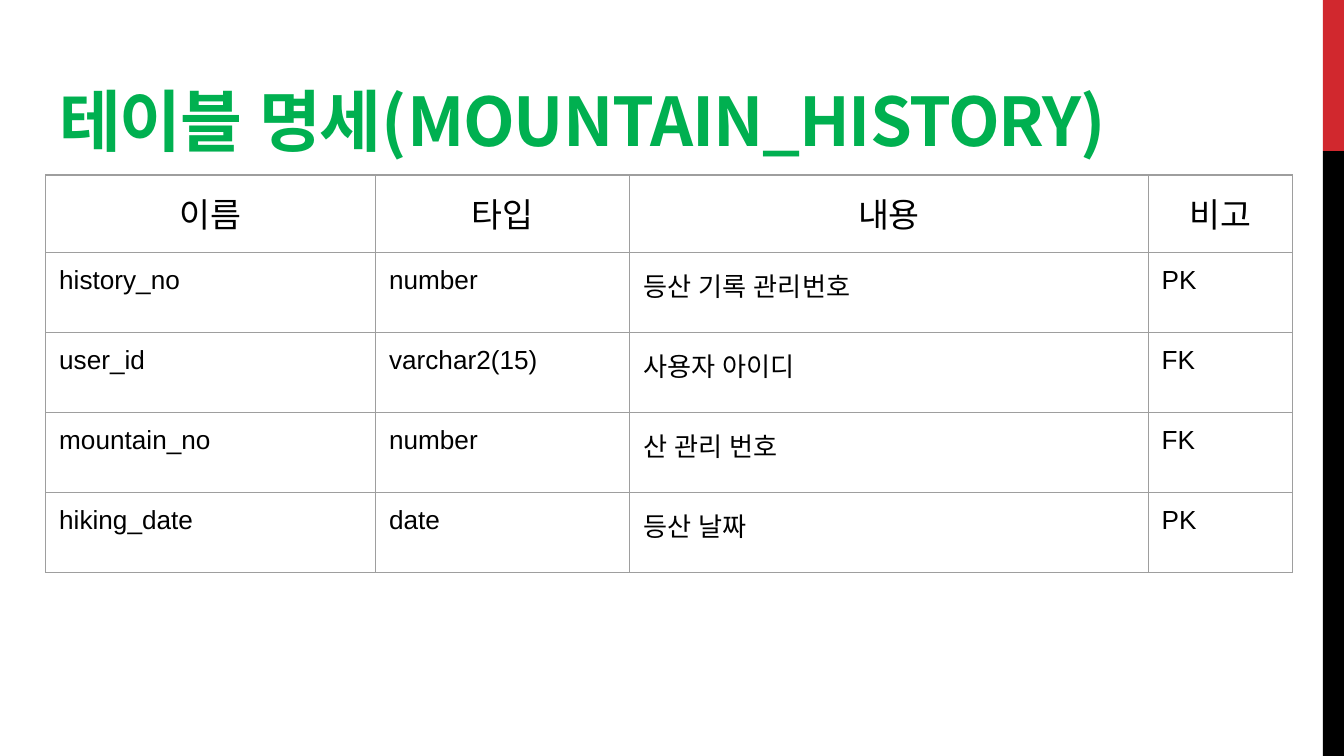
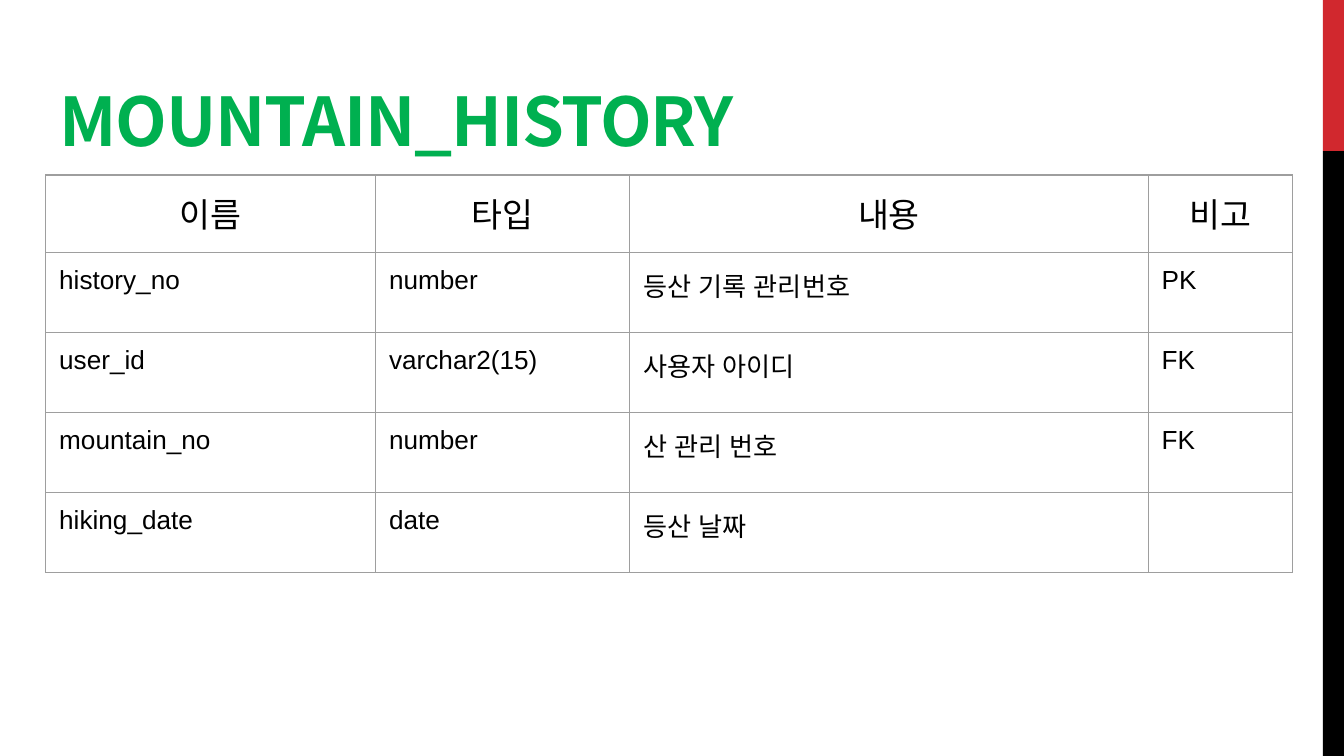
Before and after one commit to dta987/WebProject, a slide deck: slide 6 of WebContent/common/5조.YamaManProject.pptx. Drawn at 1344x756 pixels with LibreOffice and Linux fonts; fonts in the diff are those of the drawing. Boxes give left, top, right and bottom in pixels: in the first picture for what was removed or moved away, otherwise in the second. Text is boxed around its words. In the diff, an @@ line names an element or a change of style, - is before the commit and + after.

Commit message:
ppt수정 테이블 수정 Signed-off-by: ITFE-7 <ITFE-7@ITFE-07>

```diff
--- a/WebContent/common/5조.YamaManProject.pptx
+++ b/WebContent/common/5조.YamaManProject.pptx
@@ title at [59, 95, 734, 157]: text changed @@
-테이블 명세(MOUNTAIN_HISTORY)
+MOUNTAIN_HISTORY
@@ table at [46, 175, 1293, 573] @@
-row 5, column 4: PK
+row 5, column 4: 
```
Also in this commit, not shown: 4 other slides changed, 1 other file.
